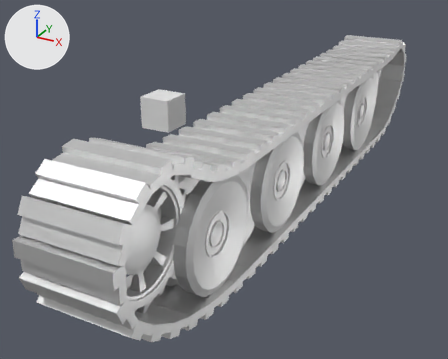
Before and after pictures for a commit that changed the Blender file Blender/Tiger 1_Chain_Left.blend.
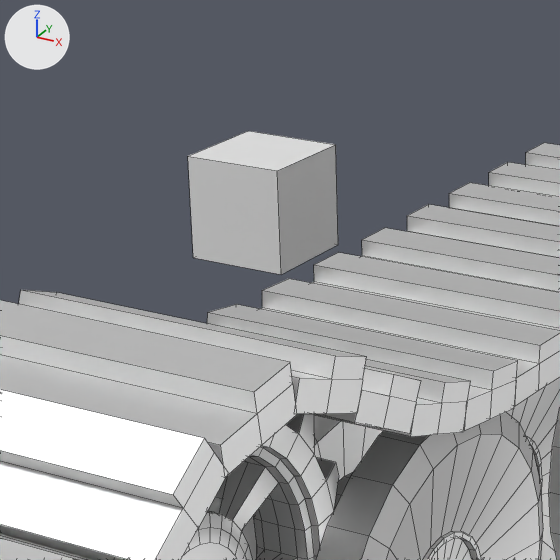
Each version is shown whole from a 50 mm lens placed at (3.59, -5.21, 2.63), pointed at (0.86, -0.25, 0.15), then close up on the part from 19% to 57% of the width and 14% to 61% of the height. Lighting does not change. The marker at upper left points along +X, +Y and +Z. The close-ups show mesh edges as thin lines.

Before the edit, the objects in view are built like this:
```python
ob_cube_036 = bpy.data.objects.new('Cube.036', me_cube_037)
ob_cube_036.parent = ob_root
ob_cube_036.location = (1.426, -1.8, 0.995)
ob_cube_036.rotation_euler = (0.0, 2.988, -1.571)  # degrees (0, 171, -90)
ob_cube_037 = bpy.data.objects.new('Cube.037', me_cube_038)
ob_cube_037.parent = ob_root
ob_cube_037.location = (1.426, -1.582, 0.977)
ob_cube_037.rotation_euler = (0.0, 3.092, -1.571)  # degrees (0, 177, -90)
ob_cube_038 = bpy.data.objects.new('Cube.038', me_cube_039)
ob_cube_038.parent = ob_root
ob_cube_038.location = (1.426, -1.363, 0.973)
ob_cube_038.rotation_euler = (0.0, 3.123, -1.571)  # degrees (0, 179, -90)
ob_cube_043 = bpy.data.objects.new('Cube.043', me_cube_044)
ob_cube_043.parent = ob_root
ob_cube_043.location = (1.426, -0.267, 0.971)
ob_cube_043.rotation_euler = (0.0, -3.138, -1.571)  # degrees (0, -180, -90)
ob_root = bpy.data.objects.new('root', me_cube)
ob_root.location = (0.0, 0.0, 0.0)
# also in view: 'Cube.041' at (1.43, -0.71, 0.99); 'Cube.031' at (1.43, -2.83, 1.19); 'Cube.033' at (1.43, -2.4, 1.24); 'Cube.032' at (1.43, -2.62, 1.28); 'Cube.040' at (1.43, -0.92, 0.99)
```
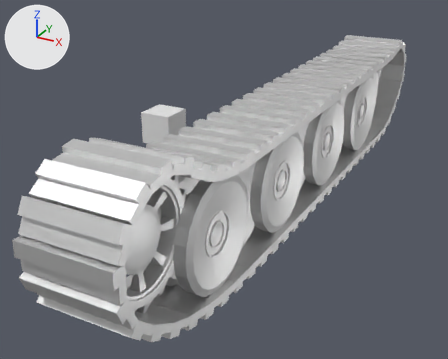
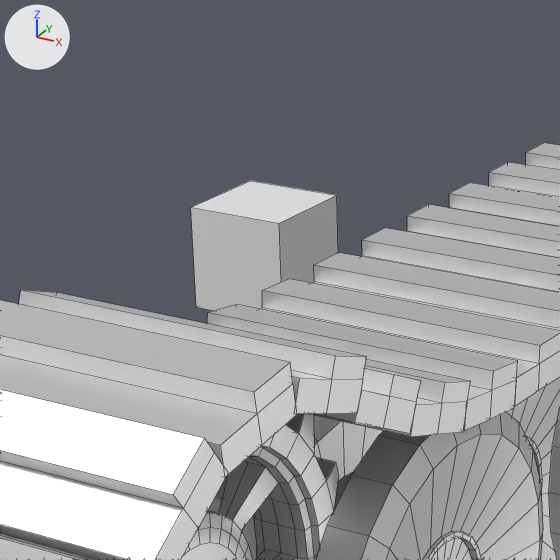
Location of each change, [x1, y1, x2, y2] in pixels of the close-ups (560 x 560 px):
'root', deleted: before [188, 131, 338, 274]
'left_root', added: after [191, 181, 338, 310]
'Cube.037', moved: [261, 279, 560, 406] in both
'Cube.036', moved: [207, 304, 518, 430] in both
'Cube.038', moved: [312, 252, 560, 331] in both

Edits to the bpy script that builds the scene:
```text
Remove ob_root:
    ob_root = bpy.data.objects.new('root', me_cube)
Change ob_dfwheel:
    remove ob_dfwheel.parent = ob_root
Change ob_dfwheel_001:
    remove ob_dfwheel_001.parent = ob_root
Change ob_dfwheel_002:
    remove ob_dfwheel_002.parent = ob_root
Change ob_dfwheel_003:
    remove ob_dfwheel_003.parent = ob_root
Change ob_dfwheel_004:
    remove ob_dfwheel_004.parent = ob_root
Change ob_dfwheel_005:
    remove ob_dfwheel_005.parent = ob_root
Change ob_dfwheel_006:
    remove ob_dfwheel_006.parent = ob_root
Change ob_dfwheel_007:
    remove ob_dfwheel_007.parent = ob_root
Change ob_gear_back:
    remove ob_gear_back.parent = ob_root
Change ob_cube_001:
    remove ob_cube_001.parent = ob_root
Change ob_cube_002:
    remove ob_cube_002.parent = ob_root
Change ob_cube_003:
    remove ob_cube_003.parent = ob_root
Change ob_cube_004:
    remove ob_cube_004.parent = ob_root
Change ob_cube_005:
    remove ob_cube_005.parent = ob_root
Change ob_cube_006:
    remove ob_cube_006.parent = ob_root
Change ob_cube_007:
    remove ob_cube_007.parent = ob_root
Change ob_cube_008:
    remove ob_cube_008.parent = ob_root
Change ob_cube_000:
    remove ob_cube_000.parent = ob_root
Change ob_cube_009:
    remove ob_cube_009.parent = ob_root
Change ob_cube_010:
    remove ob_cube_010.parent = ob_root
Change ob_cube_011:
    remove ob_cube_011.parent = ob_root
Change ob_cube_012:
    remove ob_cube_012.parent = ob_root
Change ob_cube_013:
    remove ob_cube_013.parent = ob_root
Change ob_cube_014:
    remove ob_cube_014.parent = ob_root
Change ob_cube_015:
    remove ob_cube_015.parent = ob_root
Change ob_cube_016:
    remove ob_cube_016.parent = ob_root
Change ob_cube_017:
    remove ob_cube_017.parent = ob_root
Change ob_cube_018:
    remove ob_cube_018.parent = ob_root
Change ob_cube_019:
    remove ob_cube_019.parent = ob_root
Change ob_cube_020:
    remove ob_cube_020.parent = ob_root
Change ob_cube_021:
    remove ob_cube_021.parent = ob_root
Change ob_cube_022:
    remove ob_cube_022.parent = ob_root
Change ob_cube_023:
    remove ob_cube_023.parent = ob_root
Change ob_cube_024:
    remove ob_cube_024.parent = ob_root
Change ob_cube_025:
    remove ob_cube_025.parent = ob_root
Change ob_cube_026:
    remove ob_cube_026.parent = ob_root
Change ob_cube_027:
    remove ob_cube_027.parent = ob_root
Change ob_cube_028:
    remove ob_cube_028.parent = ob_root
Change ob_cube_029:
    remove ob_cube_029.parent = ob_root
Change ob_cube_030:
    remove ob_cube_030.parent = ob_root
Change ob_cube_031:
    remove ob_cube_031.parent = ob_root
Change ob_cube_032:
    remove ob_cube_032.parent = ob_root
Change ob_cube_033:
    remove ob_cube_033.parent = ob_root
Change ob_cube_034:
    remove ob_cube_034.parent = ob_root
Change ob_cube_035:
    remove ob_cube_035.parent = ob_root
Change ob_cube_036:
    ob_cube_036.parent: ob_root -> ob_left_root
Change ob_cube_037:
    ob_cube_037.parent: ob_root -> ob_left_root
Change ob_cube_038:
    ob_cube_038.parent: ob_root -> ob_left_root
Change ob_cube_039:
    remove ob_cube_039.parent = ob_root
Change ob_cube_040:
    remove ob_cube_040.parent = ob_root
Change ob_cube_041:
    remove ob_cube_041.parent = ob_root
Change ob_cube_042:
    remove ob_cube_042.parent = ob_root
Change ob_cube_043:
    remove ob_cube_043.parent = ob_root
Change ob_cube_044:
    remove ob_cube_044.parent = ob_root
Change ob_cube_045:
    remove ob_cube_045.parent = ob_root
Change ob_cube_046:
    remove ob_cube_046.parent = ob_root
Change ob_cube_047:
    remove ob_cube_047.parent = ob_root
Change ob_cube_048:
    remove ob_cube_048.parent = ob_root
Change ob_cube_049:
    remove ob_cube_049.parent = ob_root
Change ob_cube_050:
    remove ob_cube_050.parent = ob_root
Change ob_cube_051:
    remove ob_cube_051.parent = ob_root
Change ob_cube_052:
    remove ob_cube_052.parent = ob_root
Change ob_cube_053:
    remove ob_cube_053.parent = ob_root
Change ob_cube_054:
    remove ob_cube_054.parent = ob_root
Change ob_cube_055:
    remove ob_cube_055.parent = ob_root
Change ob_cube_056:
    remove ob_cube_056.parent = ob_root
Change ob_cube_057:
    remove ob_cube_057.parent = ob_root
Change ob_cube_058:
    remove ob_cube_058.parent = ob_root
Change ob_cube_059:
    remove ob_cube_059.parent = ob_root
Add ob_left_root:
    ob_left_root = bpy.data.objects.new('left_root', me_cube_1)  # a box spanning x -0.168..0.168, y -0.168..0.168, z 0.332..0.668
    ob_left_root.location = (0.0, 0.0, 0.0)
```
